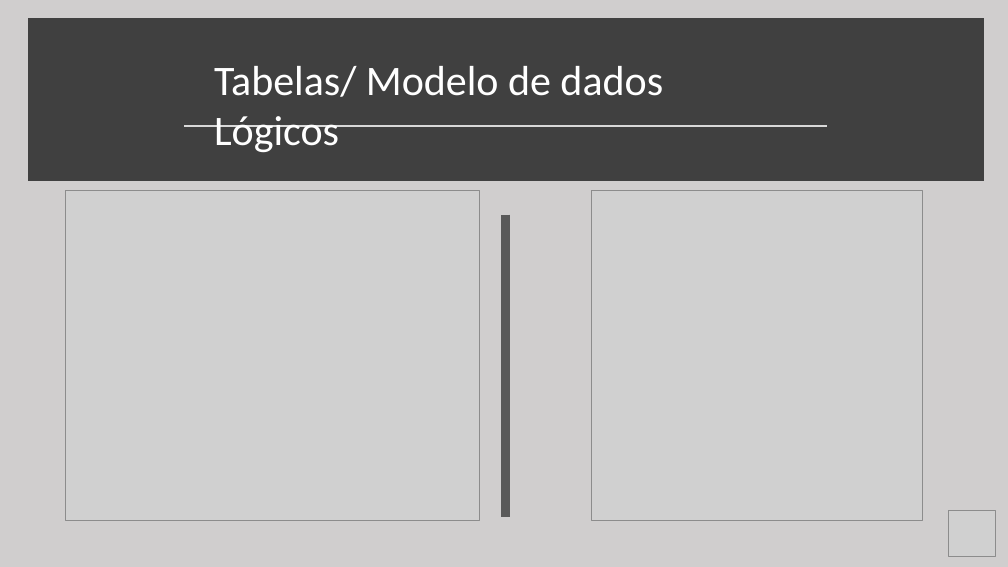
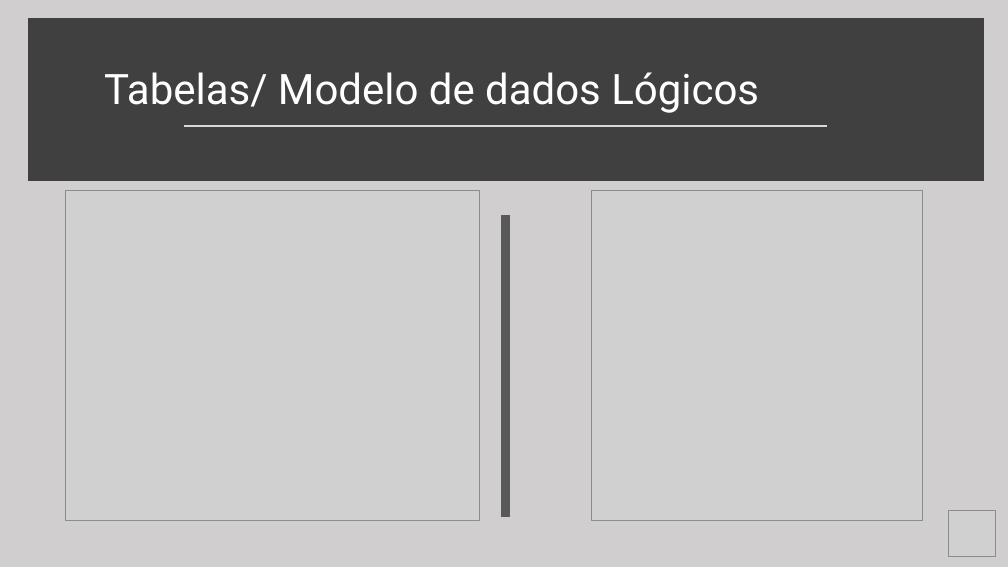
Before and after one commit to rafael-rochaalmeida/Harbor-Solutions, a slide deck: slide 8 of Documentação/Apresentação Sprint 2.pptx. Drawn at 1008x567 pixels with LibreOffice and Linux fonts; fonts in the diff are those of the drawing; grey boxes stand for pictures. Boxes give left, top, right and bottom in pixels: in the first picture for what was removed or moved away, otherwise in the second. Text is boxed around its words. In the diff, an @@ line names an element or a change of style, - is before the commit and + after.

```diff
--- a/Documentação/Apresentação Sprint 2.pptx
+++ b/Documentação/Apresentação Sprint 2.pptx
@@ text "Tabelas/ Modelo de dados Lógicos" moved from (x1=214, y1=66, x2=663, y2=152) to (x1=104, y1=72, x2=759, y2=113) @@
@@ text "Tabelas/ Modelo de dados Lógicos" at (x1=104, y1=72, x2=759, y2=113): font Calibri to Roboto @@
```
Also in this commit, not shown: 3 other slides changed, 1 slide added, 1 slide removed, 25 other files.
